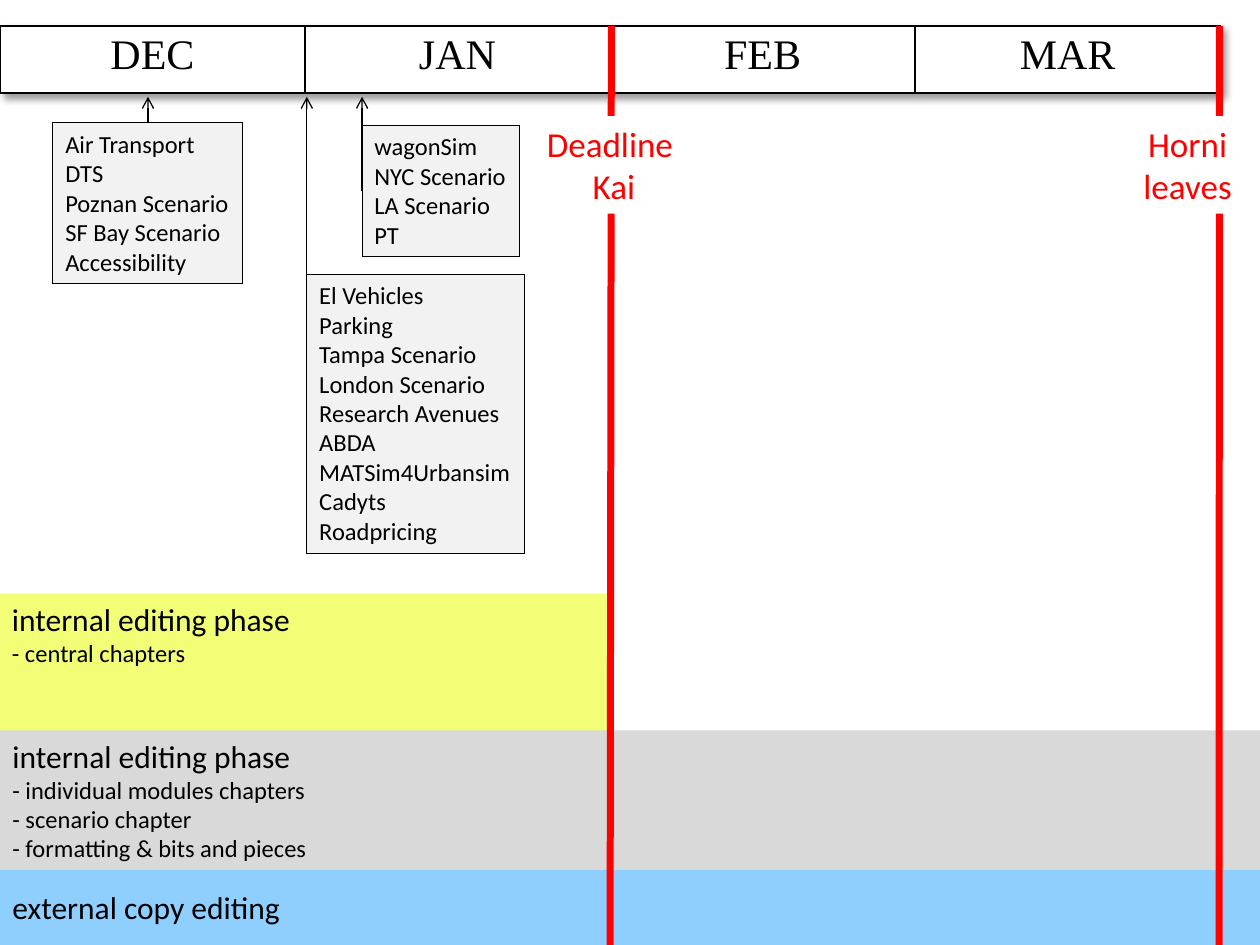
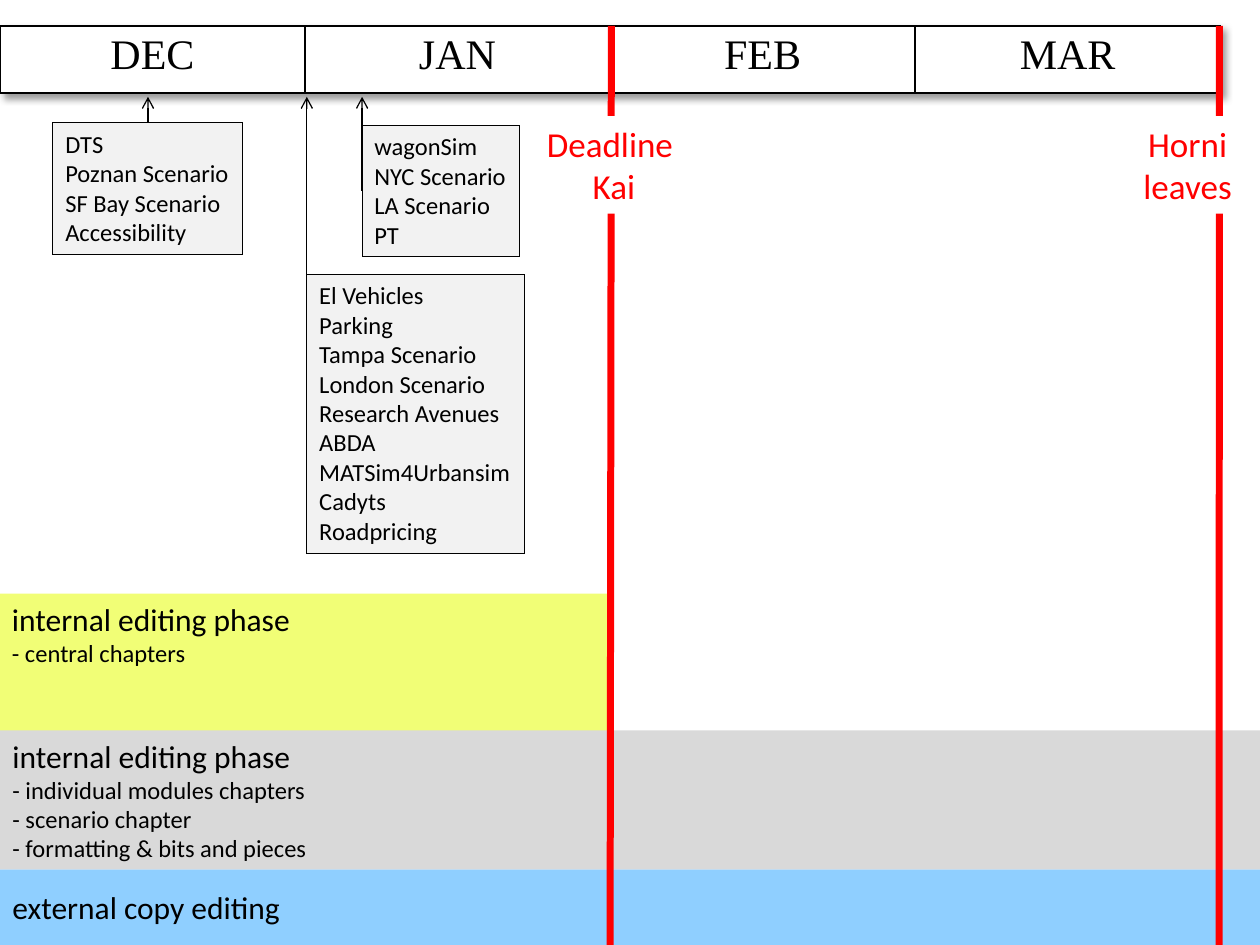
Before and after one commit to sashigurram/book, a slide deck: slide 1 of admin/timeline.pptx. Drawn at 1260x945 pixels with LibreOffice and Linux fonts; fonts in the diff are those of the drawing. Boxes give left, top, right and bottom in pixels: in the first picture for what was removed or moved away, otherwise in the second. Text is boxed around its words. In the diff, an @@ line names an element or a change of style, - is before the commit and + after.

```diff
--- a/admin/timeline.pptx
+++ b/admin/timeline.pptx
@@ rectangle "DTS": place and size @@
-rectangle "DTS" at box(53, 122, 243, 284)
+rectangle "DTS" at box(53, 122, 243, 253)
@@ text in rectangle at box(65, 136, 194, 157): paragraph removed @@
-Air Transport
```
